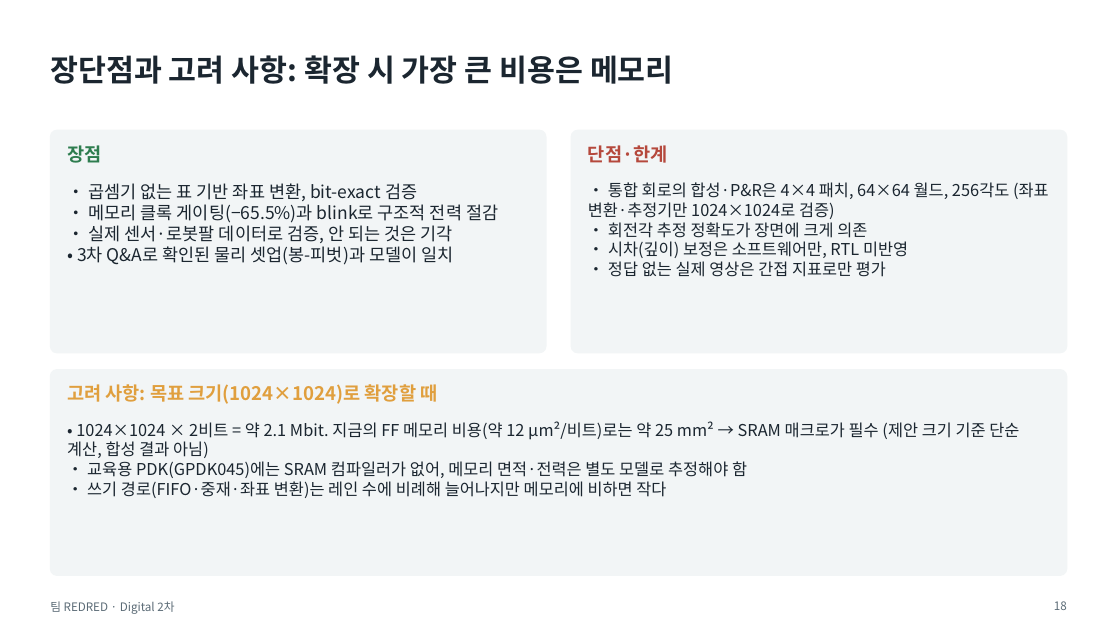
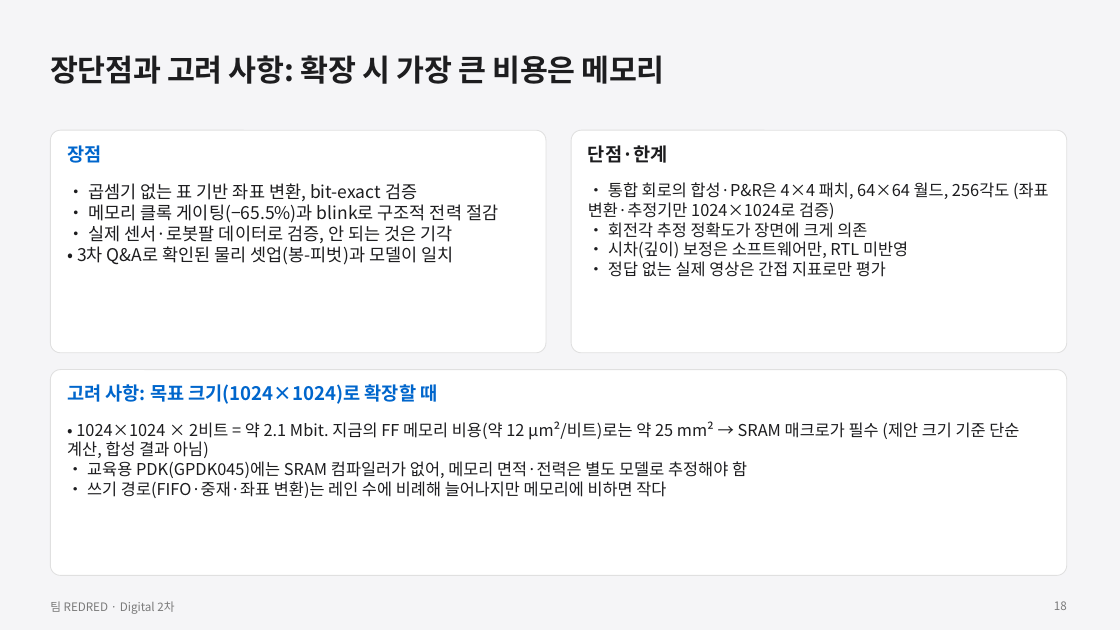
Before and after one commit to GangHeeJo/AI-SEMI, a slide deck: slide 18 of submission/REDRED_2차_발표자료.pptx. Drawn at 1120x630 pixels with LibreOffice and Linux fonts; fonts in the diff are those of the drawing. Boxes give left, top, right and bottom in pixels: in the first picture for what was removed or moved away, otherwise in the second. Text is boxed around its words. In the diff, an @@ line names an element or a change of style, - is before the commit and + after.

```diff
--- a/submission/REDRED_2차_발표자료.pptx
+++ b/submission/REDRED_2차_발표자료.pptx
@@ background #FFFFFF to #F5F5F7 @@
@@ text "장단점과 고려 사항: 확장 시 ..." at (x1=50, y1=55, x2=665, y2=84): text colour #1B2630 to #1D1D1F, letter spacing 0 to -0.3 pt @@
@@ fill #F2F5F6 to #FFFFFF; outline #F2F5F6 1 pt to #E0E0E0 0.75 pt; proportions changed in 3 elements at (x1=571, y1=130, x2=1067, y2=353), (x1=50, y1=370, x2=1067, y2=576), (x1=50, y1=130, x2=546, y2=353) @@
@@ text "장점" at (x1=67, y1=145, x2=101, y2=163): text colour #2E7D4F to #0066CC @@
@@ text "단점·한계" at (x1=588, y1=145, x2=668, y2=163): text colour #B5483C to #1D1D1F @@
@@ text "고려 사항: 목표 크기(1024×1024)로 확장할 ..." at (x1=67, y1=384, x2=437, y2=404): text colour #E09F3E to #0066CC @@
@@ text colour #1B2630 to #1D1D1F in 3 elements at (x1=77, y1=183, x2=498, y2=265), (x1=588, y1=182, x2=1049, y2=277), (x1=67, y1=421, x2=1019, y2=498) @@
@@ text "팀 REDRED · Digital 2차" at (x1=50, y1=601, x2=174, y2=614): text colour #5B6B76 to #7A7A7A @@
@@ page number at (x1=1054, y1=601, x2=1067, y2=610): text colour #5B6B76 to #7A7A7A @@
```
Also in this commit, not shown: 18 other slides changed, 13 other files.
